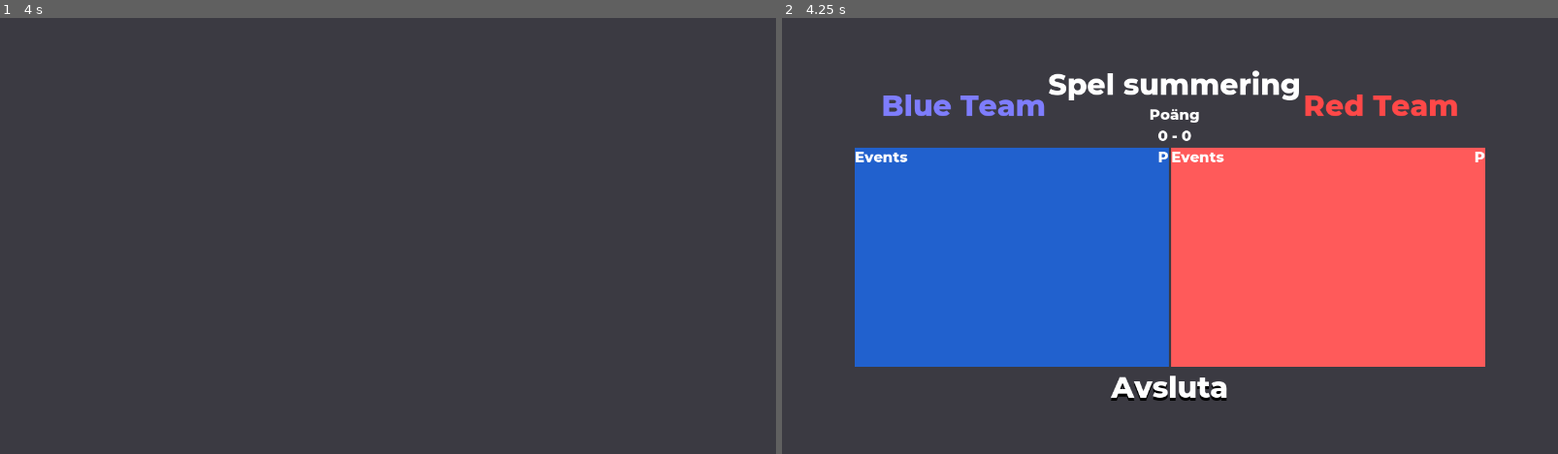
Above: before the commit, frames 1-2 (left to right).
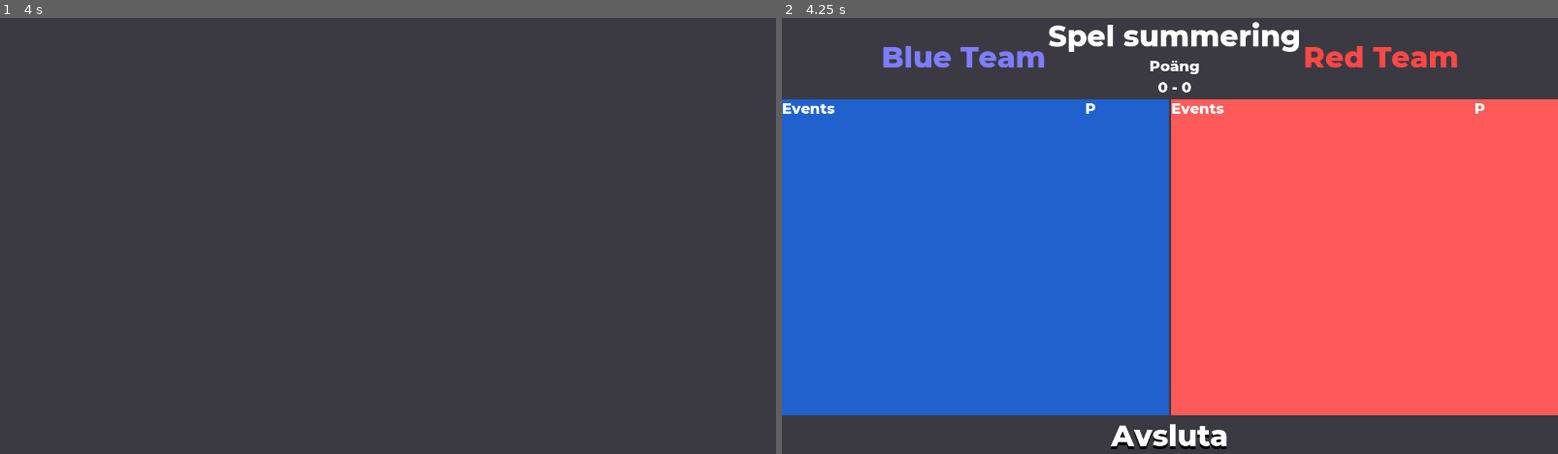
Above: after the commit, the same moments.

Repository: albfor/IT-Projekt
Game: Godot game, scene res://src/resources/objects/Menus/GameOverMenu.tscn
Same seed, same stepped clock (60 frames per second), same inputs: the game is played once before the commit and once after it. This scene is started directly instead of the project's main scene. The engine's default icon, where the game draws it, is replaced by a stand-in: a white triangle on a blue panel in a dark square.
Inputs:
- Up to frame 1 (4 s): tap Enter at 0.5, 2, 3.5 s; hold Right (move_right) 0.53-2.03 s; tap E (enter_computer) every 0.75 s from 0.6 to 3.6 s; tap W (jump) at 0.77, 1.52, 3.02, 3.77 s; tap Space at 1.25, 2.75 s; hold Left (move_left) 2.03-2.78 s; hold Right (move_right) from 2.78 s (still down)
- Up to frame 2 (4.25 s): keep holding Right (move_right); tap Escape (ui_cancel) at 4.15 s

Frame 1 is identical in both runs. In frame 2, 35% of the frame differs, in the area x 0-100%, y 0-99%.

Commit message:
Changed the game over menu

Diff:
--- a/src/resources/objects/Menus/Events/EventObject.tscn
+++ b/src/resources/objects/Menus/Events/EventObject.tscn
@@ -11,8 +11,9 @@
 }
 
 [node name="Event" type="Label" parent="."]
+margin_top = 34.0
 margin_right = 496.0
-margin_bottom = 31.0
+margin_bottom = 65.0
 size_flags_horizontal = 3
 custom_fonts/font = ExtResource( 1 )
 text = "Events"
@@ -22,8 +23,9 @@
 
 [node name="Point" type="Label" parent="."]
 margin_left = 500.0
+margin_top = 34.0
 margin_right = 518.0
-margin_bottom = 31.0
+margin_bottom = 65.0
 custom_fonts/font = ExtResource( 1 )
 text = "P"
 align = 2
--- a/src/resources/objects/Menus/GameOverMenu.tscn
+++ b/src/resources/objects/Menus/GameOverMenu.tscn
@@ -14,43 +14,52 @@
 "_edit_use_anchors_": false
 }
 
-[node name="GameOverMenu" type="VBoxContainer" parent="."]
-margin_left = 120.0
-margin_top = 80.0
-margin_right = 1160.0
-margin_bottom = 640.0
+[node name="GUIGameOver" type="MarginContainer" parent="."]
+anchor_right = 1.0
+anchor_bottom = 1.0
 __meta__ = {
 "_edit_use_anchors_": false
 }
 
-[node name="Header" type="HBoxContainer" parent="GameOverMenu"]
-margin_right = 1040.0
+[node name="GameOverMenu" type="VBoxContainer" parent="GUIGameOver"]
+margin_right = 1280.0
+margin_bottom = 720.0
+__meta__ = {
+"_edit_use_anchors_": false
+}
+
+[node name="Header" type="HBoxContainer" parent="GUIGameOver/GameOverMenu"]
+margin_right = 1280.0
 margin_bottom = 130.0
+size_flags_horizontal = 3
 alignment = 1
 
-[node name="BlueTeam" type="Label" parent="GameOverMenu/Header"]
-margin_left = 44.0
+[node name="BlueTeam" type="Label" parent="GUIGameOver/GameOverMenu/Header"]
+margin_left = 164.0
 margin_top = 35.0
-margin_right = 315.0
+margin_right = 435.0
 margin_bottom = 95.0
 custom_fonts/font = ExtResource( 1 )
 custom_colors/font_color = Color( 0.494118, 0.490196, 0.988235, 1 )
 text = "Blue Team"
+__meta__ = {
+"_edit_use_anchors_": false
+}
 
-[node name="CenterScore" type="VBoxContainer" parent="GameOverMenu/Header"]
-margin_left = 319.0
-margin_right = 736.0
+[node name="CenterScore" type="VBoxContainer" parent="GUIGameOver/GameOverMenu/Header"]
+margin_left = 439.0
+margin_right = 856.0
 margin_bottom = 130.0
 alignment = 1
 
-[node name="Summation" type="Label" parent="GameOverMenu/Header/CenterScore"]
+[node name="Summation" type="Label" parent="GUIGameOver/GameOverMenu/Header/CenterScore"]
 margin_right = 417.0
 margin_bottom = 60.0
 custom_fonts/font = ExtResource( 1 )
 text = "Spel summering"
 align = 1
 
-[node name="Points" type="Label" parent="GameOverMenu/Header/CenterScore"]
+[node name="Points" type="Label" parent="GUIGameOver/GameOverMenu/Header/CenterScore"]
 margin_top = 64.0
 margin_right = 417.0
 margin_bottom = 95.0
@@ -58,7 +67,7 @@
 text = "Poäng"
 align = 1
 
-[node name="Score" type="Label" parent="GameOverMenu/Header/CenterScore"]
+[node name="Score" type="Label" parent="GUIGameOver/GameOverMenu/Header/CenterScore"]
 margin_top = 99.0
 margin_right = 417.0
 margin_bottom = 130.0
@@ -66,58 +75,58 @@
 text = "0 - 0"
 align = 1
 
-[node name="RedTeam" type="Label" parent="GameOverMenu/Header"]
-margin_left = 740.0
+[node name="RedTeam" type="Label" parent="GUIGameOver/GameOverMenu/Header"]
+margin_left = 860.0
 margin_top = 35.0
-margin_right = 996.0
+margin_right = 1116.0
 margin_bottom = 95.0
 custom_fonts/font = ExtResource( 1 )
 custom_colors/font_color = Color( 1, 0.282353, 0.282353, 1 )
 text = "Red Team"
 
-[node name="Body" type="HBoxContainer" parent="GameOverMenu"]
+[node name="Body" type="HBoxContainer" parent="GUIGameOver/GameOverMenu"]
 margin_top = 134.0
-margin_right = 1040.0
-margin_bottom = 496.0
+margin_right = 1280.0
+margin_bottom = 656.0
 size_flags_vertical = 3
 
-[node name="EventsBlue" type="VBoxContainer" parent="GameOverMenu/Body"]
-margin_right = 518.0
-margin_bottom = 362.0
+[node name="EventsBlue" type="VBoxContainer" parent="GUIGameOver/GameOverMenu/Body"]
+margin_right = 638.0
+margin_bottom = 522.0
 size_flags_horizontal = 3
 size_flags_vertical = 3
 
-[node name="ColorRectBlue" type="ColorRect" parent="GameOverMenu/Body/EventsBlue"]
-margin_right = 518.0
-margin_bottom = 362.0
+[node name="ColorRectBlue" type="ColorRect" parent="GUIGameOver/GameOverMenu/Body/EventsBlue"]
+margin_right = 638.0
+margin_bottom = 522.0
 size_flags_horizontal = 3
 size_flags_vertical = 3
 color = Color( 0.129412, 0.380392, 0.807843, 1 )
 
-[node name="EventContainerBlue" type="VBoxContainer" parent="GameOverMenu/Body/EventsBlue/ColorRectBlue"]
+[node name="EventContainerBlue" type="VBoxContainer" parent="GUIGameOver/GameOverMenu/Body/EventsBlue/ColorRectBlue"]
 margin_right = 518.0
 margin_bottom = 362.0
 __meta__ = {
 "_edit_use_anchors_": false
 }
 
-[node name="EventHeader" parent="GameOverMenu/Body/EventsBlue/ColorRectBlue/EventContainerBlue" instance=ExtResource( 5 )]
+[node name="EventHeader" parent="GUIGameOver/GameOverMenu/Body/EventsBlue/ColorRectBlue/EventContainerBlue" instance=ExtResource( 5 )]
 
-[node name="EventsRed" type="VBoxContainer" parent="GameOverMenu/Body"]
-margin_left = 522.0
-margin_right = 1040.0
-margin_bottom = 362.0
+[node name="EventsRed" type="VBoxContainer" parent="GUIGameOver/GameOverMenu/Body"]
+margin_left = 642.0
+margin_right = 1280.0
+margin_bottom = 522.0
 size_flags_horizontal = 3
 size_flags_vertical = 3
 
-[node name="ColorRect" type="ColorRect" parent="GameOverMenu/Body/EventsRed"]
-margin_right = 518.0
-margin_bottom = 362.0
+[node name="ColorRect" type="ColorRect" parent="GUIGameOver/GameOverMenu/Body/EventsRed"]
+margin_right = 638.0
+margin_bottom = 522.0
 size_flags_horizontal = 3
 size_flags_vertical = 3
 color = Color( 1, 0.352941, 0.352941, 1 )
 
-[node name="EventContainerRed" type="VBoxContainer" parent="GameOverMenu/Body/EventsRed/ColorRect"]
+[node name="EventContainerRed" type="VBoxContainer" parent="GUIGameOver/GameOverMenu/Body/EventsRed/ColorRect"]
 margin_right = 518.0
 margin_bottom = 362.0
 size_flags_horizontal = 3
@@ -126,9 +135,10 @@
 "_edit_use_anchors_": false
 }
 
-[node name="EventHeader" parent="GameOverMenu/Body/EventsRed/ColorRect/EventContainerRed" instance=ExtResource( 5 )]
+[node name="EventHeader" parent="GUIGameOver/GameOverMenu/Body/EventsRed/ColorRect/EventContainerRed" instance=ExtResource( 5 )]
 
-[node name="EndGameButton" parent="GameOverMenu" instance=ExtResource( 6 )]
-margin_top = 500.0
-margin_bottom = 560.0
-[connection signal="pressed" from="GameOverMenu/EndGameButton" to="." method="_on_EndGameButton_pressed"]
+[node name="EndGameButton" parent="GUIGameOver/GameOverMenu" instance=ExtResource( 6 )]
+margin_top = 660.0
+margin_right = 1280.0
+margin_bottom = 720.0
+[connection signal="pressed" from="GUIGameOver/GameOverMenu/EndGameButton" to="." method="_on_EndGameButton_pressed"]
--- a/src/scripts/GameOverMenu.gd
+++ b/src/scripts/GameOverMenu.gd
@@ -1,12 +1,12 @@
 extends Node
 
 func _ready():
-	$GameOverMenu.hide()
+	$GUIGameOver.hide()
 	pause_mode = Node.PAUSE_MODE_PROCESS
 
 func _input(event):
 	if event.is_action_pressed("ui_cancel"):
-		$GameOverMenu.visible = !$GameOverMenu.visible
+		$GUIGameOver.visible = !$GUIGameOver.visible
 		get_tree().paused = !get_tree().paused
 
 
